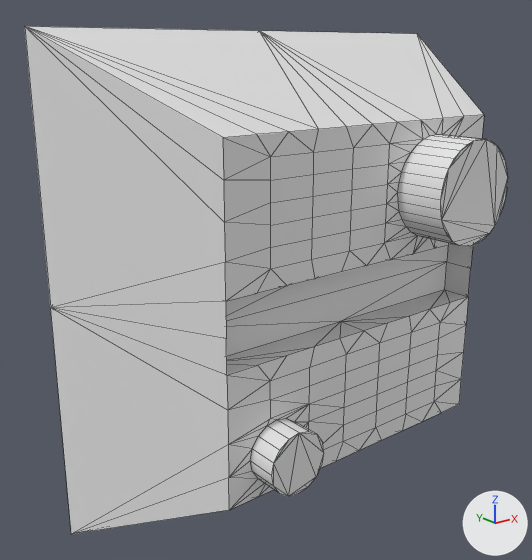
An edit to the OBJ model Assets/Models/Factory.obj, drawn before and after from the same camera.
Camera for both pictures: a 50 mm camera at (-1.51, -3.83, 2.89) aimed at (1.22, -0.42, 1.53). Lighting does not change. The marker at lower right points along +X, +Y and +Z. Mesh edges are drawn as thin lines. Where no turn or scale is listed for an object, it has been applied to the vertices. Vertices at the same position are counted once.

Names of what the first picture shows: 'Factory'.
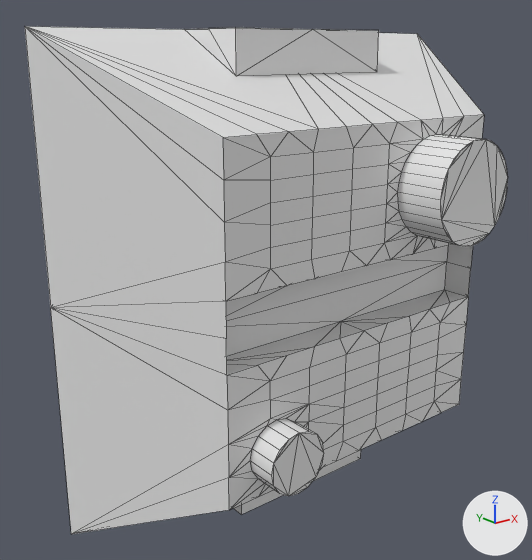
Changed parts and their boxes (x1, y1, x2, y2) in the pictures (532 x 560 px):
```json
{"part": 1, "of": "me_factory", "change": "added", "after": [185, 28, 379, 515]}
```

Scene script edits in JSON lines:
```json
{"block": "me_factory", "where": "# used by ob_factory; location = (0.0, 0.0, 0.0)"}
{"op": "remove", "block": "me_factory", "code": "me_factory.from_pydata(...)  # 226 vertices, 345 faces; spans x 0.0..3.0, y -1.31..0.0, z 0.0..3.0"}
{"op": "add", "block": "me_factory", "code": "me_factory.from_pydata(...)  # 244 vertices, 367 faces; spans x 0.0..3.0, y -1.31..0.0, z 0.0..3.0"}
{"block": "me_factory", "change": "me_factory part 1"}
{"block": "me_factory", "change": "12 vertices are added at x 0.95..2.05, y -0.5..0.0, z 0.0..3.0"}
{"block": "me_factory", "change": "6 new vertices lie (1.1, 0.0, 0.0) away from vertices in x 0.95, y -0.5..0.0, z 0.0..3.0"}
{"block": "me_factory", "change": "22 new faces join them"}
```
